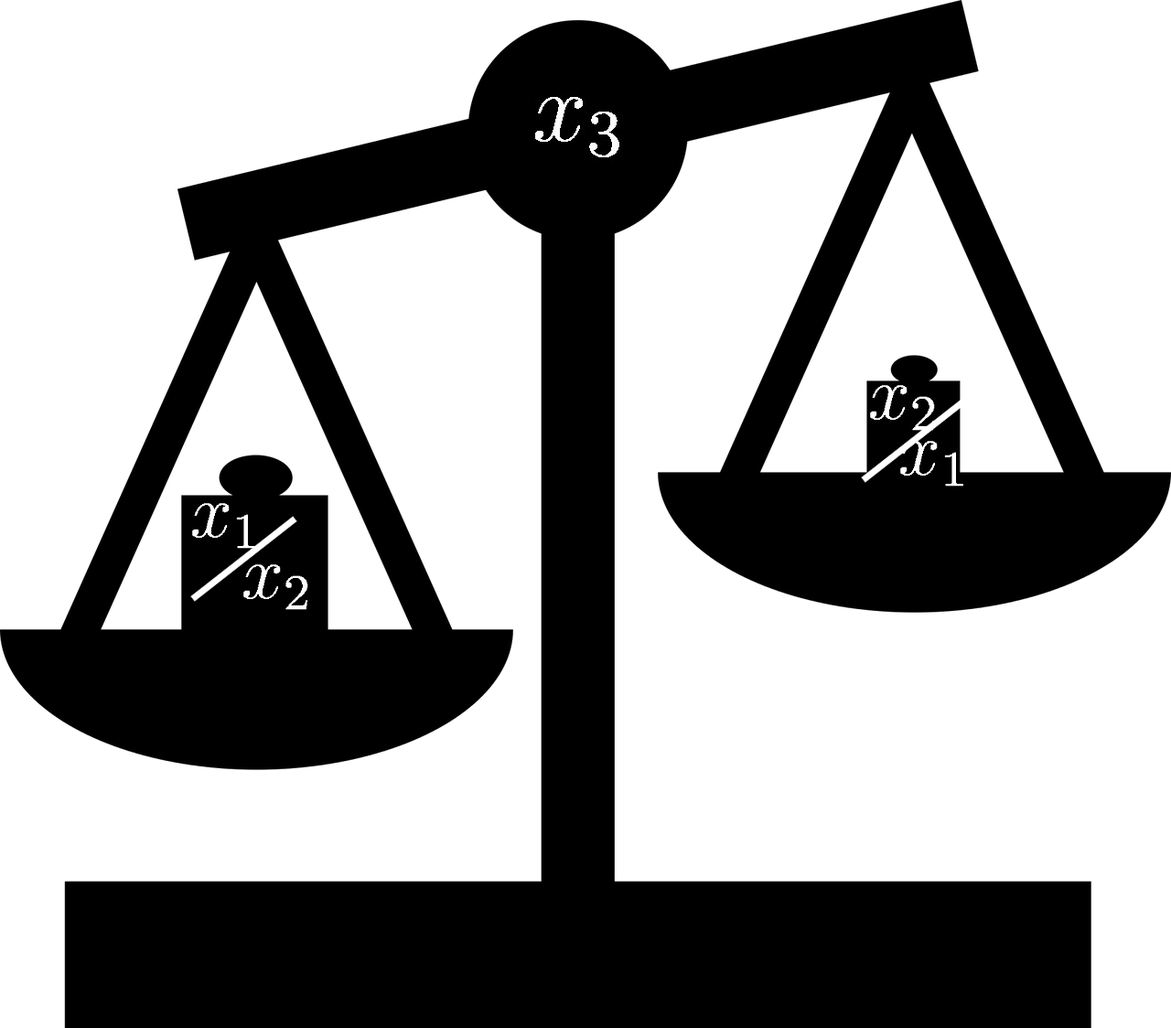
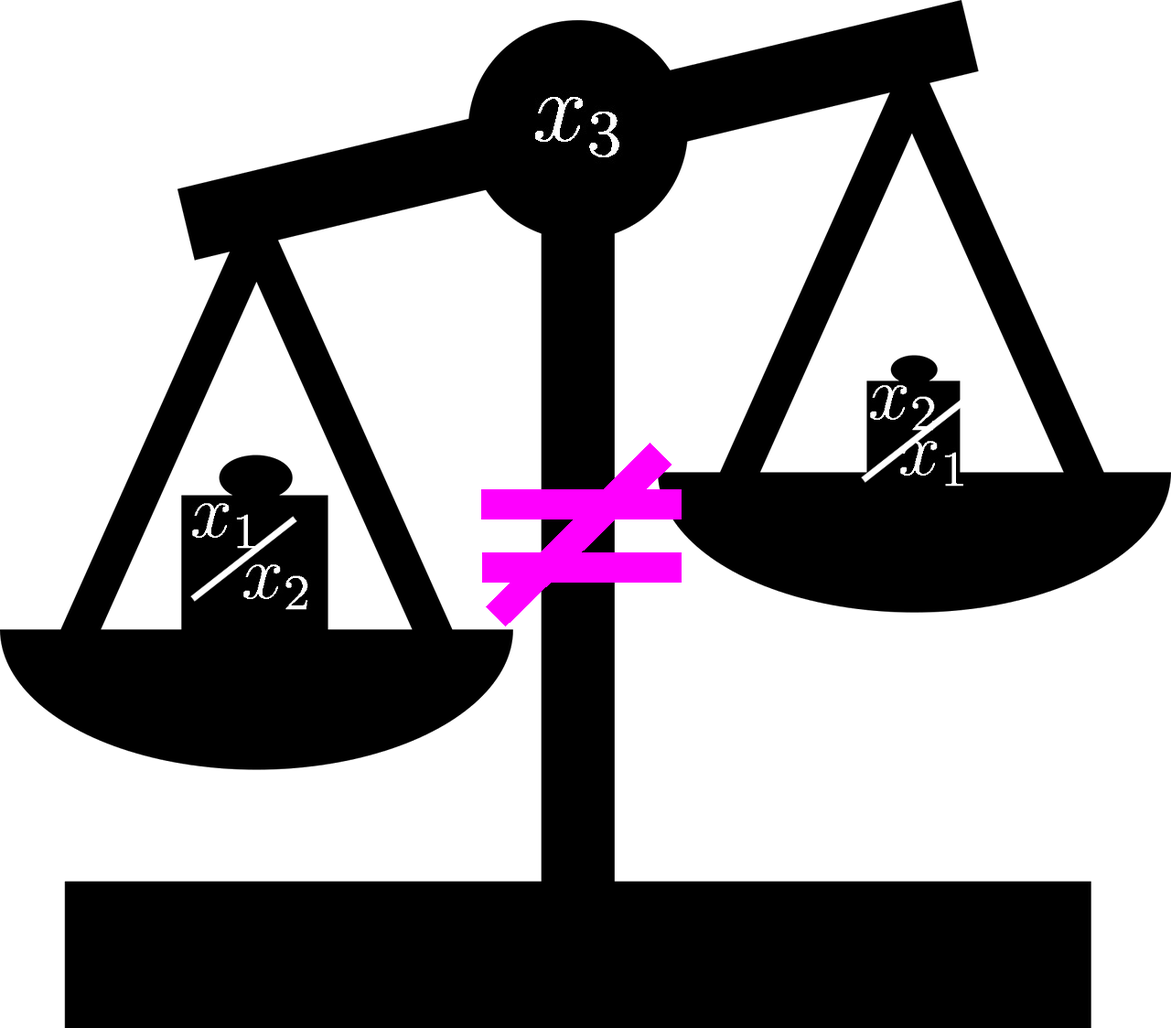
Revision of a layered 1171 x 1028 image; what changed, layer by layer:
added layer "Pasted Layer #1" above "Pasted Layer copy" over [left=481, top=442, right=682, bottom=627]
